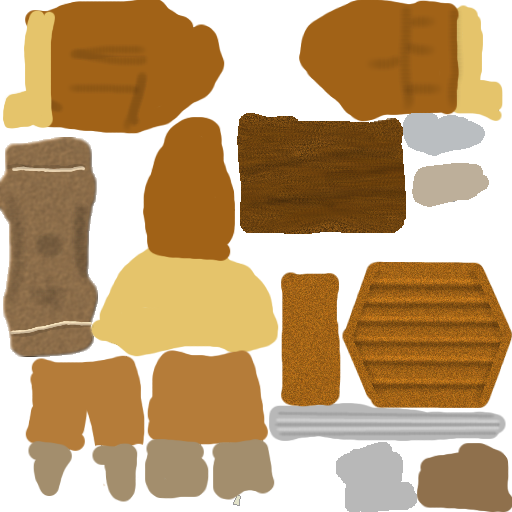
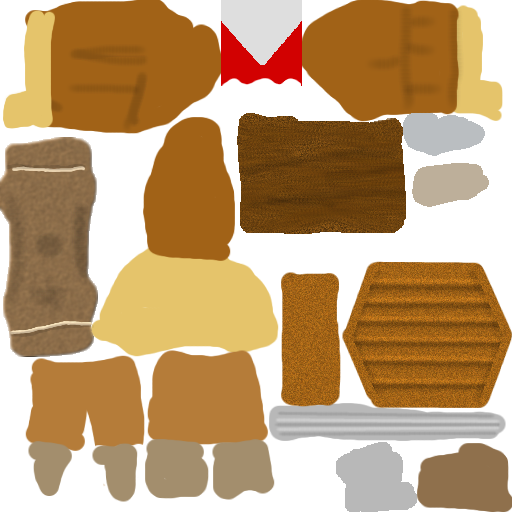
The second 512x512 image is a revision of the first. Changes to its layers:
added layer "Neue Ebene#3" above "Neue Ebene#1" over [221, 0, 302, 86]
hid "Hintergrund" over [68, 0, 499, 506]
